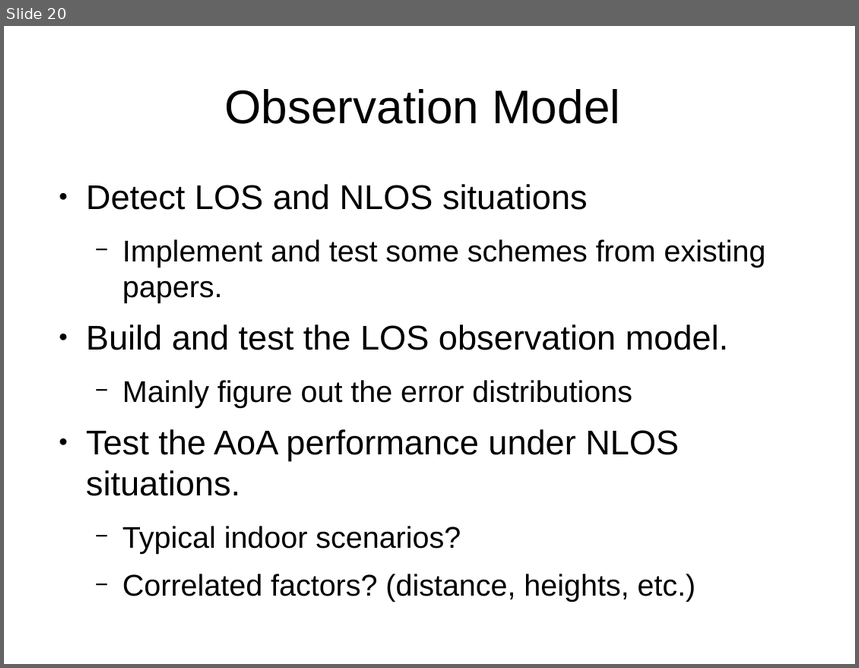
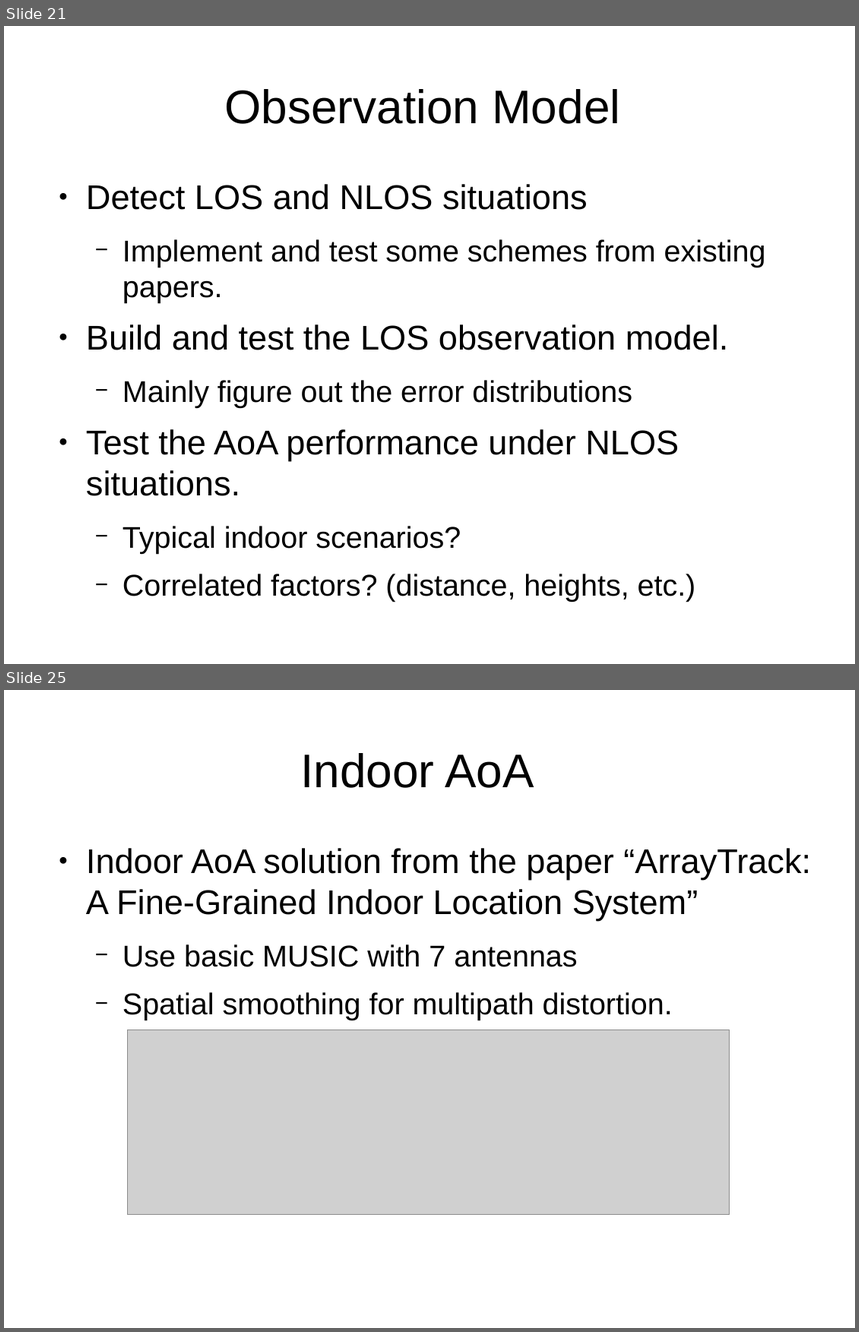
Before and after one commit to HSID/Localization, a slide deck: light-weight-indoor-localization.odp. Shown one above the other, each under a label of ours: slide 20 before the commit, slides 21 and 25 after it; the slides between them are not shown. The pictures are 859x668 and 859x1332 pixels, drawn with LibreOffice and Linux fonts; fonts in the diff are those of the drawing; grey boxes stand for pictures. Boxes give left, top, right and bottom in pixels: in the first picture for what was removed or moved away, otherwise in the second. Text is boxed around its words. In the diff, an @@ line names an element or a change of style, - is before the commit and + after.

```diff
--- a/light-weight-indoor-localization.odp
+++ b/light-weight-indoor-localization.odp
@@ slide 25 added at [4,690,855,1328], background #FFFFFF @@
@@ title added at [301,753,534,788], 44 pt, text #000000 @@
+Indoor AoA
@@ text added at [86,848,811,1021], 32 pt, text #000000 @@
+● Indoor AoA solution from the paper “ArrayTrack: A Fine-Grained Indoor Location System”
+  − Use basic MUSIC with 7 antennas
+  − Spatial smoothing for multipath distortion.
@@ picture added at [128,1030,730,1215] @@
@@ what was slide 20 is now slide 21 @@
```
Also in this commit, not shown: 2 slides changed, 6 other slides added, 1 slide removed.
